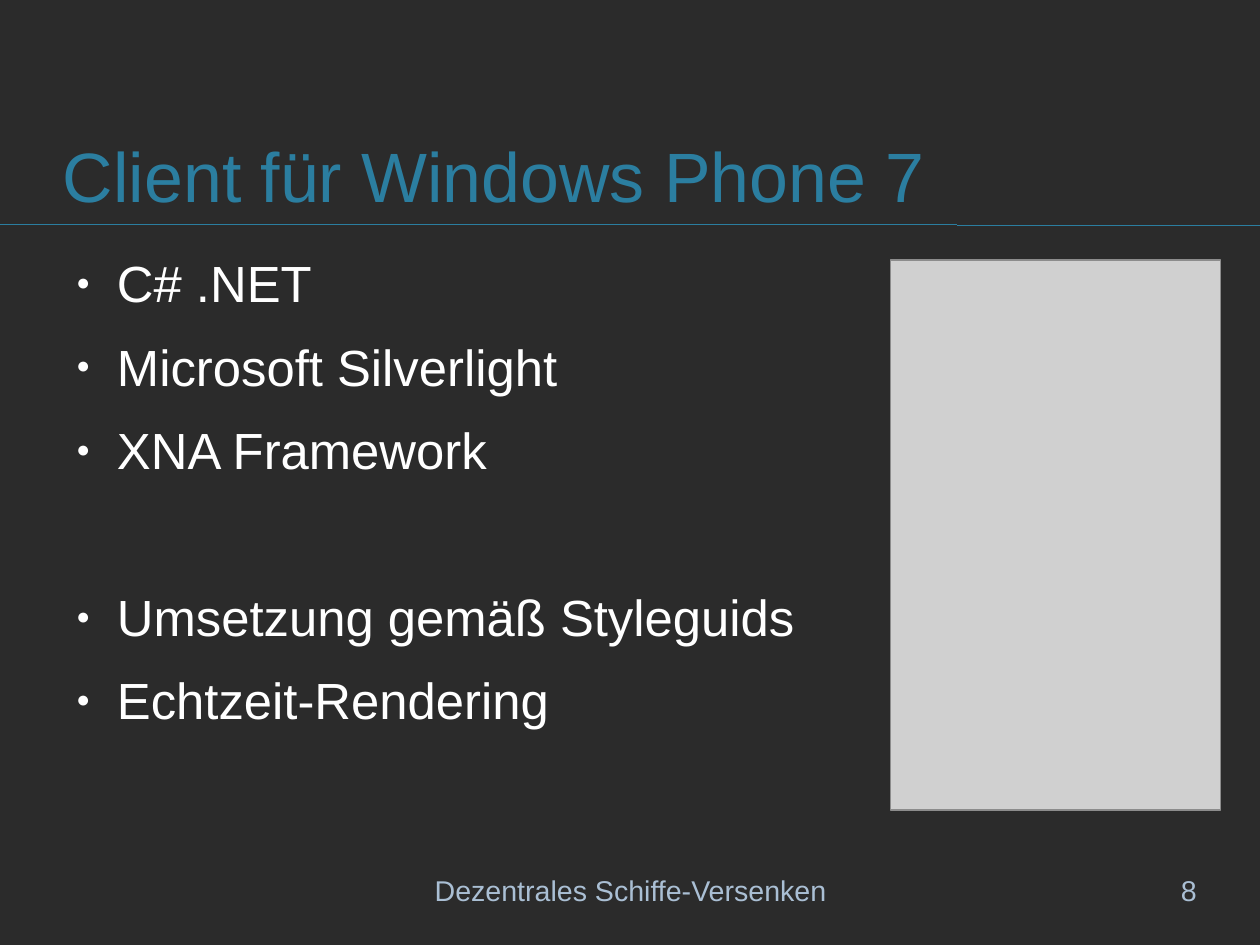
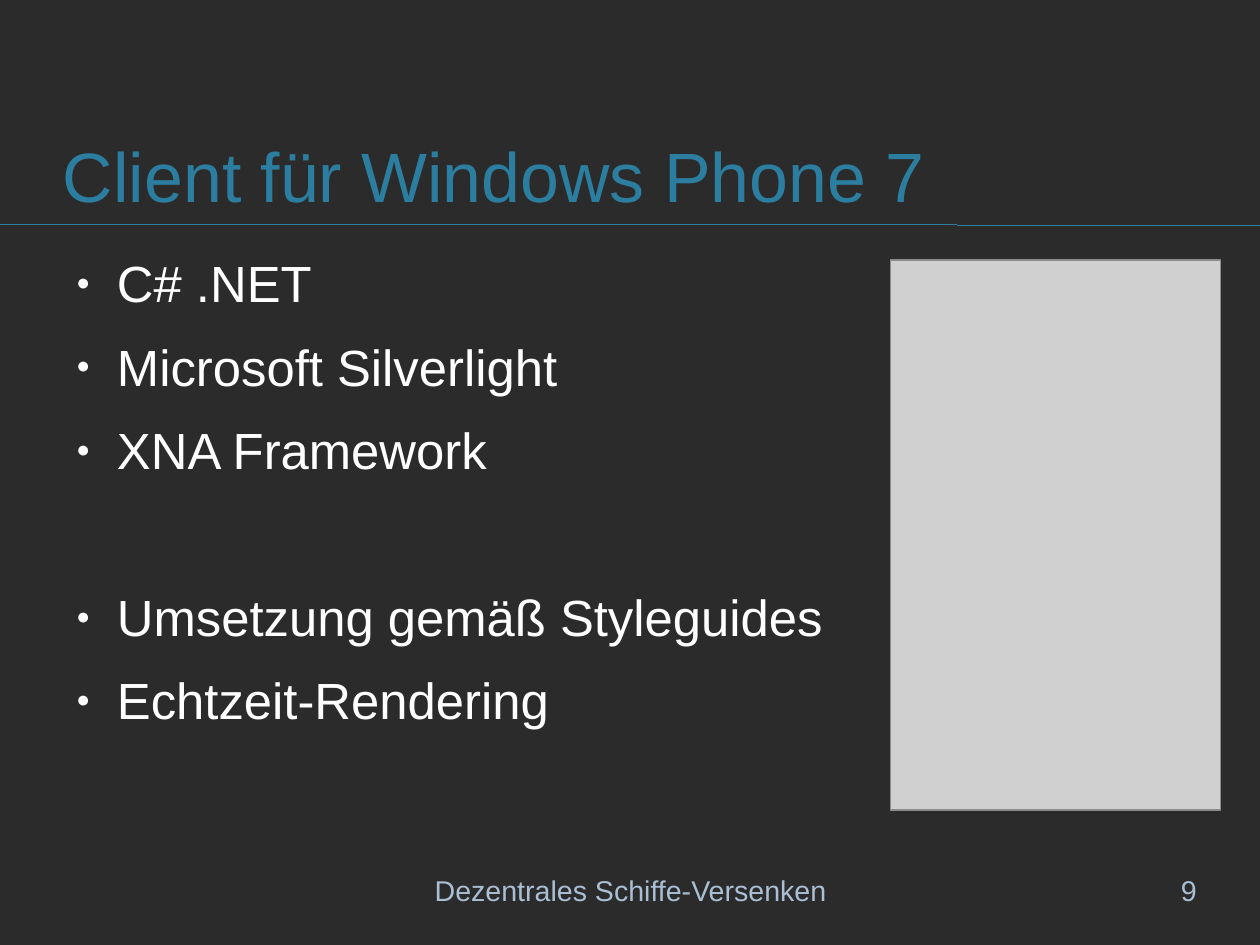
Before and after one commit to schiffchen/documentation, a slide deck: slide 9 of Praesentation/Projektpraesentation.odp (slide 8 before the commit). Drawn at 1260x945 pixels with LibreOffice and Linux fonts; fonts in the diff are those of the drawing; grey boxes stand for pictures; background and template pictures are left out; a plain dark background stands for a picture behind light text. Boxes give left, top, right and bottom in pixels: in the first picture for what was removed or moved away, otherwise in the second. Text is boxed around its words. In the diff, an @@ line names an element or a change of style, - is before the commit and + after.

```diff
--- a/Praesentation/Projektpraesentation.odp
+++ b/Praesentation/Projektpraesentation.odp
@@ text at box(117, 599, 823, 647): text changed @@
-● Umsetzung gemäß Styleguids
+● Umsetzung gemäß Styleguides
@@ page number at box(1181, 881, 1197, 902): text changed @@
-8
+9
```
Also in this commit, not shown: 2 other slides changed, 2 slides added.
